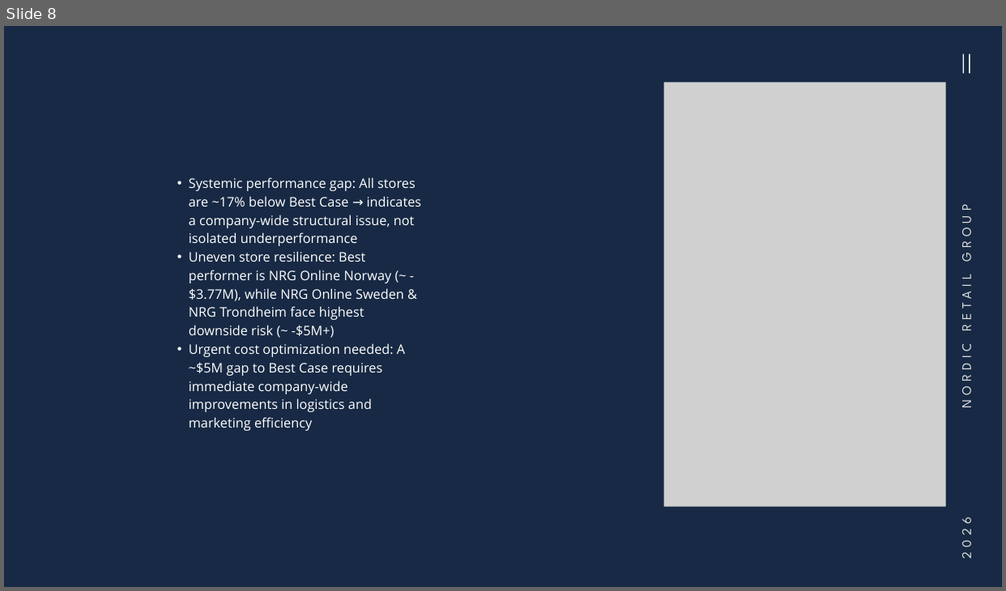
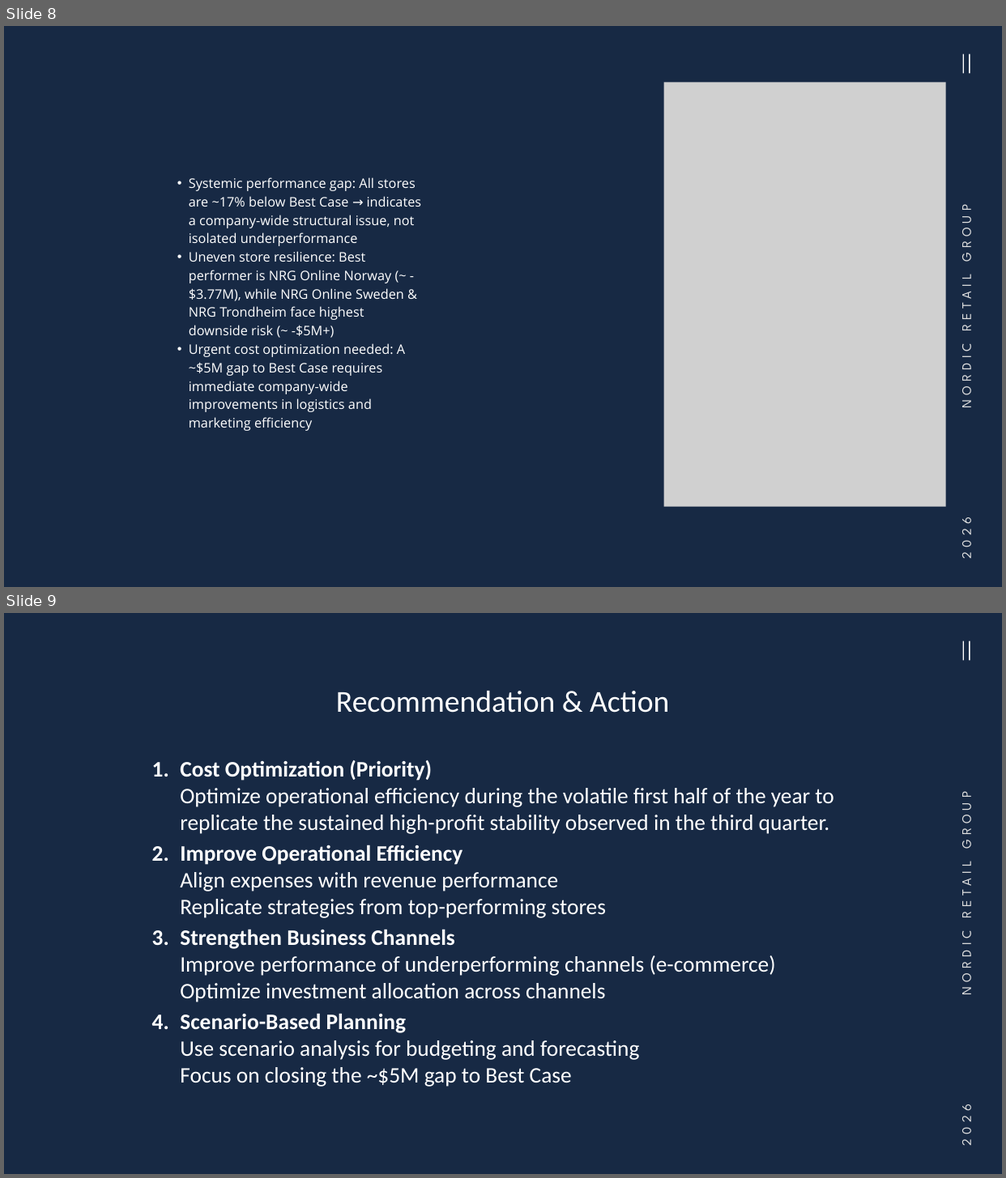
Before and after one commit to muchammadwr/finance-analytics, a slide deck: documents/finance analytics presentation.pptx. Shown one above the other, each under a label of ours: slide 8 before the commit, slides 8 and 9 after it. The pictures are 1006x591 and 1006x1178 pixels, drawn with LibreOffice and Linux fonts; fonts in the diff are those of the drawing; grey boxes stand for pictures. Boxes give left, top, right and bottom in pixels: in the first picture for what was removed or moved away, otherwise in the second. Text is boxed around its words. In the diff, an @@ line names an element or a change of style, - is before the commit and + after.

```diff
--- a/documents/finance analytics presentation.pptx
+++ b/documents/finance analytics presentation.pptx
@@ slide 9 added at (4,613,1002,1174), background #172944 @@
@@ line added from (964, 661) to (964, 641), #FFFFFF 1.5 pt @@
@@ line added from (970, 661) to (970, 641), #FFFFFF 1.5 pt @@
@@ title added at (336,691,669,713), 44 pt, text #FFFFFF @@
+Recommendation & Action
@@ text added at (959,756,974,1032), 19 pt, text #E1E1E1 @@
+NORDIC RETAIL GROUP
@@ text added at (180,760,833,1087), 32 pt, text #FFFFFF @@
+1. Cost Optimization (Priority)
+   Optimize operational efficiency during the volatile first half of the year to replicate the sustained high-profit stability observed in the third quarter.
+2. Improve Operational Efficiency
+   Align expenses with revenue performance
+   Replicate strategies from top-performing stores
+3. Strengthen Business Channels
+   Improve performance of underperforming channels (e-commerce)
+   Optimize investment allocation across channels
+4. Scenario-Based Planning
+   Use scenario analysis for budgeting and forecasting
+   Focus on closing the ~$5M gap to Best Case
@@ text added at (956,1109,975,1146), 19 pt, text #E1E1E1 @@
+2026
```
Also in this commit, not shown: 4 slides changed, 6 other files.
